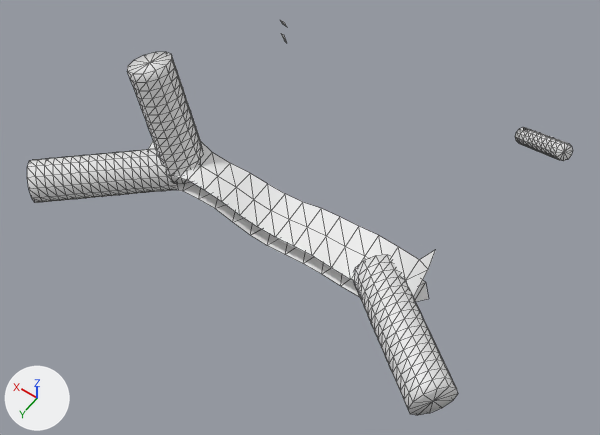
A saved change to the glTF model public/assets/vascular/va_ccfa__basilar_venous_plexus.glb.
The view is the same before and after, from a 50 mm lens placed at (-14.8, 21.9, 21.9), pointed at (-0.8, 2.5, -8.7). Arrows for +X, +Y and +Z are at lower left; the lights stay in place. The picture after the commit comes second. Mesh edges are drawn as thin lines. Where no turn or scale is listed for an object, it has been applied to the vertices.

The first picture shows 'L', 'R'.
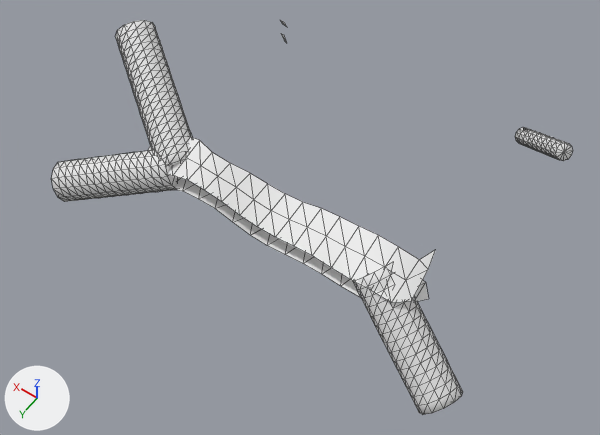
Where the newer file only moved an object's origin or applied its transform, the numbers keep the older frame.

Pixel boxes (x1, y1, x2, y2) of what changed, in the pictures (600 x 435 px; the box of a moved part takes in the faces that stretch with it):
```json
{"object": "R", "change": "reshaped, moved, rescaled", "before": [27, 20, 287, 235], "after": [51, 20, 287, 235], "on screen": "9% narrower"}
{"part": 1, "of": "me_l", "change": "moved or reshaped", "before": [353, 255, 458, 415], "after": [353, 263, 463, 415]}
{"part": 2, "of": "me_r", "change": "moved or reshaped", "before": [173, 182, 261, 235], "after": [173, 178, 261, 235]}
{"part": 3, "of": "me_r", "change": "moved or reshaped", "before": [149, 141, 285, 227], "after": [147, 137, 285, 227]}
{"part": 4, "of": "me_r", "change": "rebuilt", "before": [27, 149, 178, 203], "after": [51, 150, 179, 202], "on screen": "15% narrower"}
{"part": 5, "of": "me_r", "change": "added", "after": [115, 20, 192, 167]}
{"part": 6, "of": "me_r", "change": "deleted", "before": [127, 52, 203, 184]}
```

Edits to the scene script, one JSON object a line:
```json
{"block": "me_l", "where": "# used by ob_l; location = (-5.41, 0.75, -6.47)"}
{"op": "remove", "block": "me_l", "code": "me_l.from_pydata(...)  # 390 vertices, 716 faces; spans x -5.88..5.88, y -7.43..7.43, z -2.4..2.4"}
{"op": "add", "block": "me_l", "code": "me_l.from_pydata(...)  # 378 vertices, 692 faces; spans x -5.73..5.88, y -7.43..5.72, z -5.7..2.4"}
{"block": "me_l", "change": "me_l part 1"}
{"block": "me_l", "change": "25 vertices are removed from x -5.88..-3.66, y 5.75..7.43, z -2.4..-0.3"}
{"block": "me_l", "change": "64 faces are deleted"}
{"block": "me_l", "change": "180 vertices move from x -5.56..0.53, y 1.89..6.83, z -2.4..-0.29 to x -5.73..0.56, y 1.74..5.38, z -5.63..-0.47"}
{"block": "me_l", "change": "13 vertices are added at x -5.07..-3.75, y 4.63..5.72, z -5.7..-4.07"}
{"block": "me_l", "change": "40 new faces join them"}
{"block": "me_r", "where": "# used by ob_r; location = (5.46, 1.13, -6.16); scale = (7.88, 7.88, 7.88)"}
{"op": "remove", "block": "me_r", "code": "me_r.from_pydata(...)  # 462 vertices, 860 faces; spans x -0.75..0.75, y -1.0..1.0, z -0.47..0.47"}
{"op": "add", "block": "me_r", "code": "me_r.from_pydata(...)  # 510 vertices, 956 faces; spans x -0.88..0.88, y -1.0..1.0, z -0.5..0.5"}
{"block": "me_r", "change": "me_r part 2: the loose piece of 27 vertices spanning x -0.75..0.32, y 0.14..0.44, z -0.47..-0.24 is scaled about its middle by 1.12, then moved by (-0.07, 0.15, 0.21)"}
{"block": "me_r", "change": "me_r part 3: the loose piece of 27 vertices spanning x -0.69..0.28, y 0.16..0.54, z -0.36..-0.11 is scaled about its middle by 1.12, then moved by (-0.06, 0.16, 0.22)"}
{"block": "me_r", "change": "me_r part 4: the loose piece of 218 vertices spanning x -0.07..0.75, y 0.22..1.0, z -0.42..-0.14 is rebuilt with 206 vertices and now spans x -0.1..0.84, y 0.35..1.0, z -0.5..0.08"}
{"block": "me_r", "change": "me_r part 5: a new loose piece of 242 vertices spanning x -0.14..0.88, y -0.2..0.59, z -0.18..0.5"}
{"block": "me_r", "change": "me_r part 6"}
{"block": "me_r", "change": "182 vertices are removed from x -0.19..0.31, y 0.11..0.44, z -0.3..0.47"}
{"block": "me_r", "change": "360 faces are deleted"}
{"block": "me_r", "change": "other edits to the shape of me_r do not show in these pictures"}
{"op": "set", "path": "ob_r.location", "old": "(5.46, 1.13, -6.16)", "new": "(5.74, 0.29, -7.91)"}
{"op": "set", "path": "ob_r.scale", "old": "(7.88, 7.88, 7.88)", "new": "(7.05, 7.05, 7.05)"}
```
